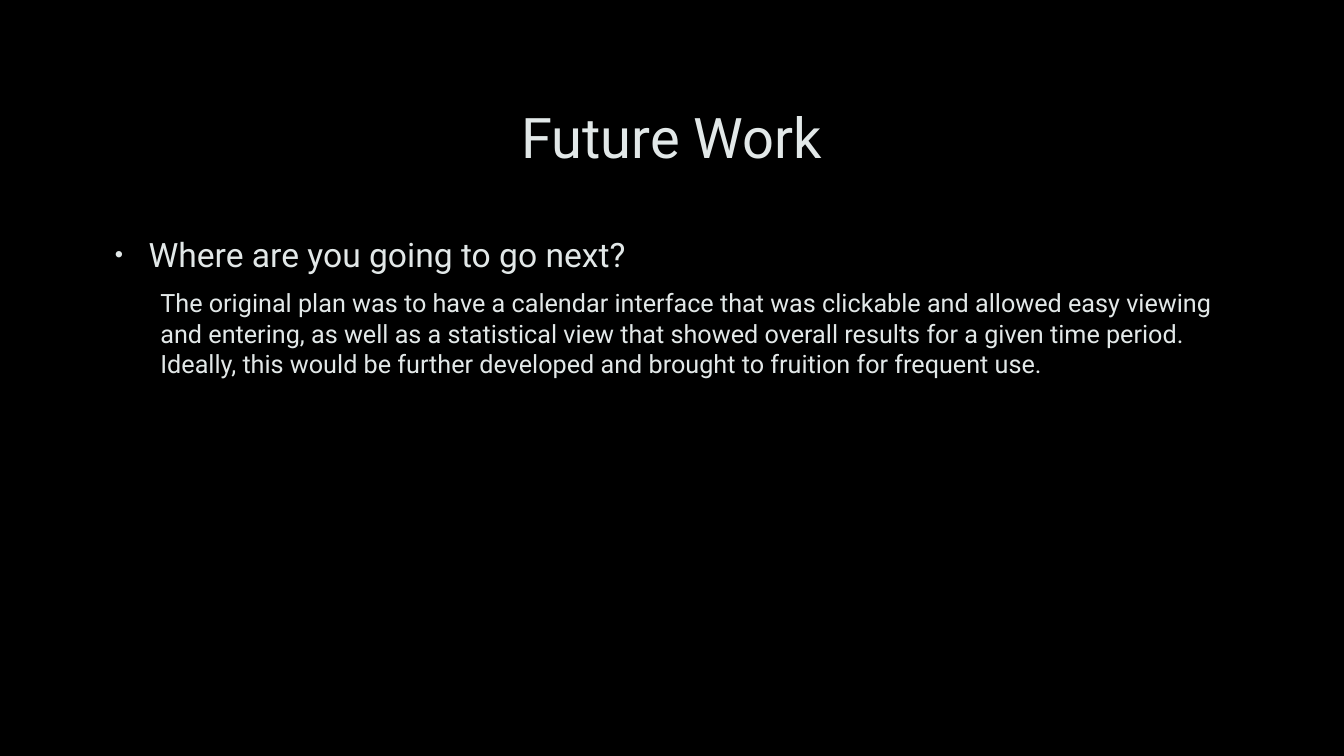
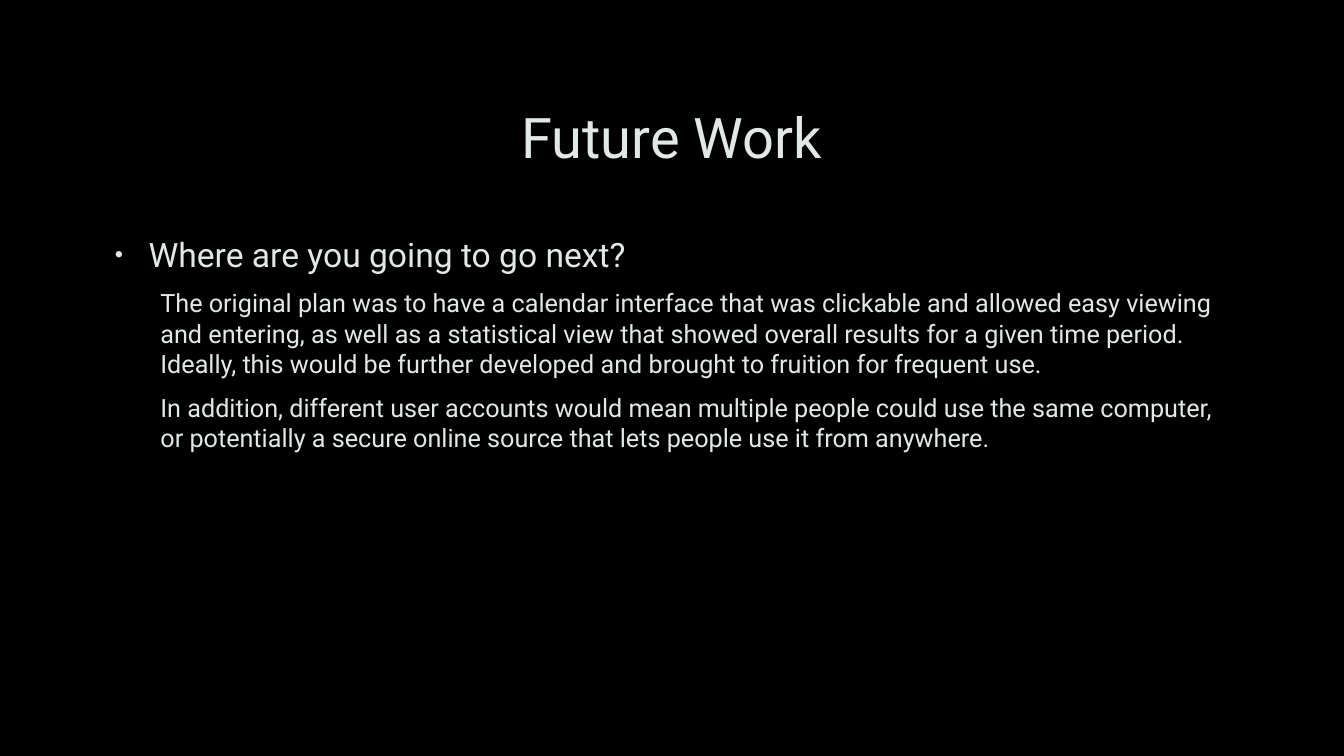
Before and after one commit to jondgons/Financial-Database-Manager, a slide deck: slide 6 of Documentation/Financial Database Manager.pptx (slide 5 before the commit). Drawn at 1344x756 pixels with LibreOffice and Linux fonts; fonts in the diff are those of the drawing; background and template pictures are left out. Boxes give left, top, right and bottom in pixels: in the first picture for what was removed or moved away, otherwise in the second. Text is boxed around its words. In the diff, an @@ line names an element or a change of style, - is before the commit and + after.

Commit message:
powerpoint updated

```diff
--- a/Documentation/Financial Database Manager.pptx
+++ b/Documentation/Financial Database Manager.pptx
@@ text at (160,398,1211,453): paragraph added @@
+  In addition, different user accounts would mean multiple people could use the same computer, or potentially a secure online source that lets people use it from anywhere.
```
Also in this commit, not shown: 1 slide added.
